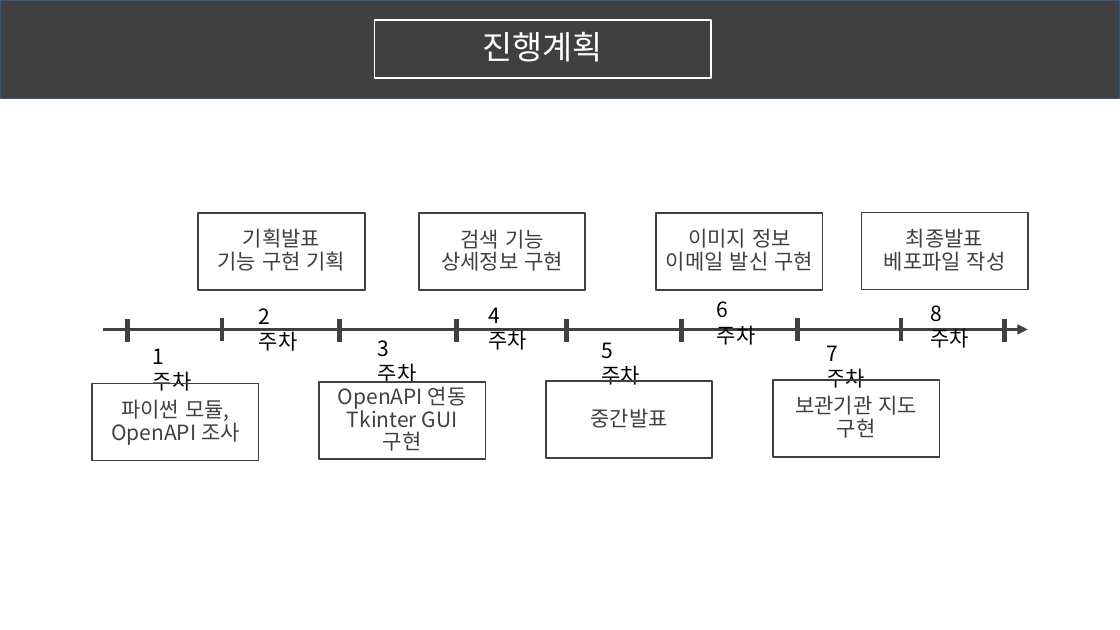
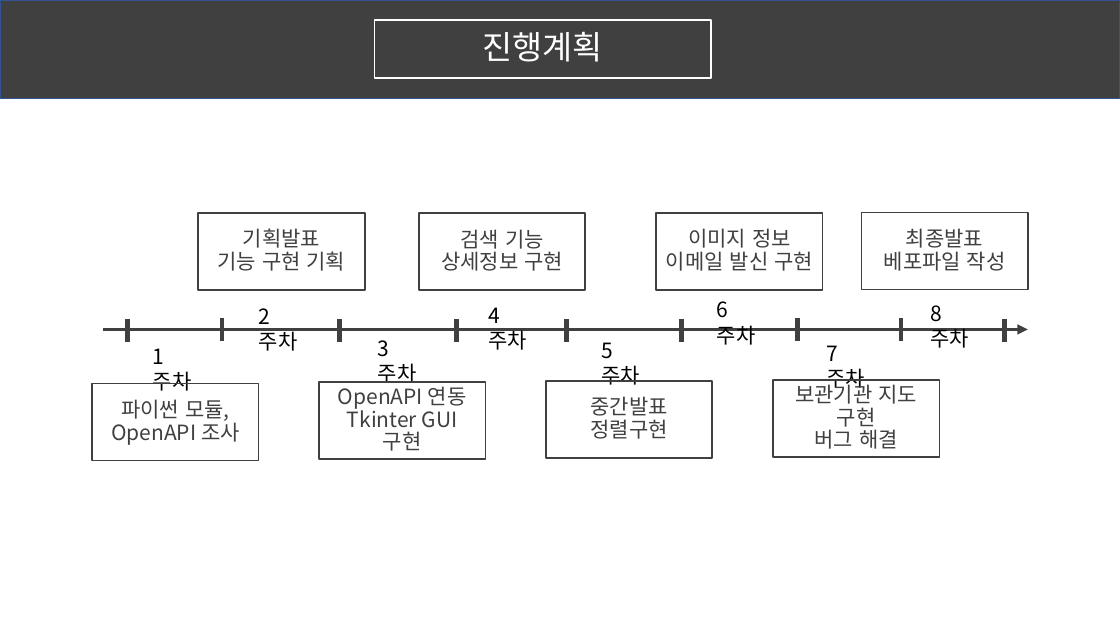
Before and after one commit to KU-t/ScripLanguage_Termp, a slide deck: slide 3 of 중간발표.pptx. Drawn at 1120x630 pixels with LibreOffice and Linux fonts; fonts in the diff are those of the drawing. Boxes give left, top, right and bottom in pixels: in the first picture for what was removed or moved away, otherwise in the second. Text is boxed around its words. In the diff, an @@ line names an element or a change of style, - is before the commit and + after.

```diff
--- a/중간발표.pptx
+++ b/중간발표.pptx
@@ text in rectangle at (591, 419, 668, 439): paragraph added @@
+정렬구현
@@ text in rectangle at (815, 426, 898, 449): paragraph added @@
+버그 해결
```
Also in this commit, not shown: 3 other slides changed, 1 other file.
